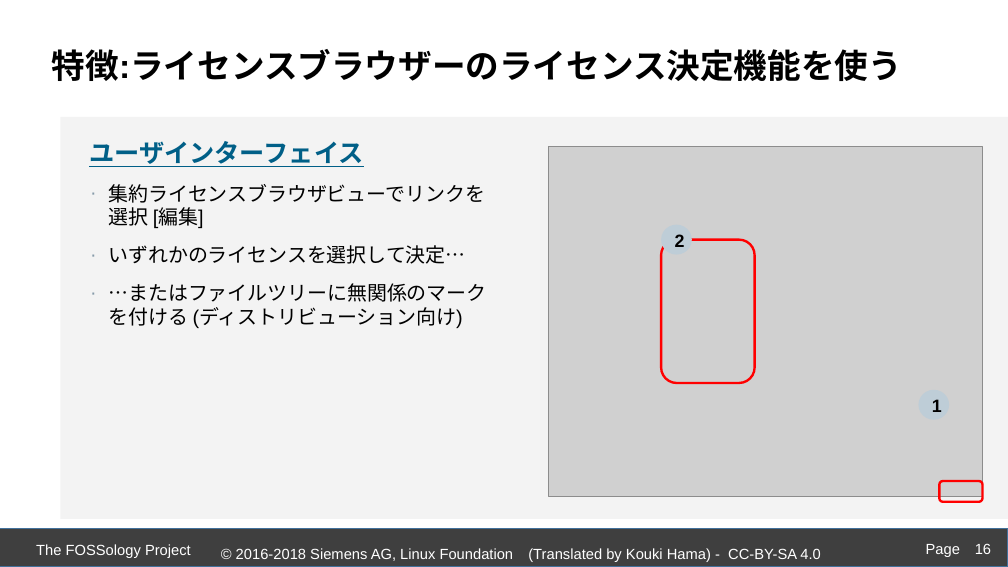
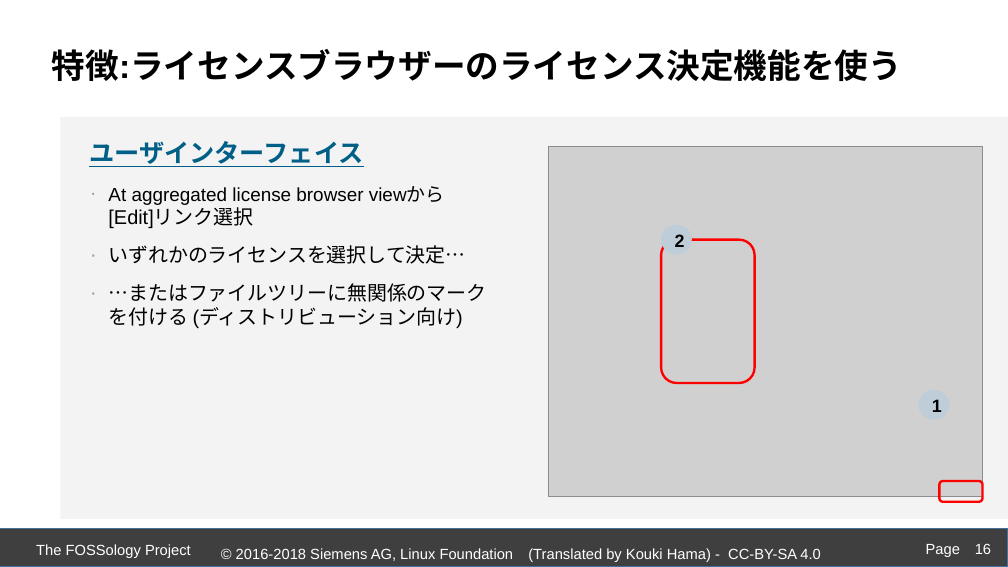
Before and after one commit to fossology/FOSSologySlides, a slide deck: slide 16 of Module-D-JPN-Acceleration-Features.pptx. Drawn at 1008x567 pixels with LibreOffice and Linux fonts; fonts in the diff are those of the drawing; grey boxes stand for pictures; background and template pictures are left out. Boxes give left, top, right and bottom in pixels: in the first picture for what was removed or moved away, otherwise in the second. Text is boxed around its words. In the diff, an @@ line names an element or a change of style, - is before the commit and + after.

```diff
--- a/Module-D-JPN-Acceleration-Features.pptx
+++ b/Module-D-JPN-Acceleration-Features.pptx
@@ text at [108,186,445,228]: text changed; size 19 to 18 pt @@
-  ∙ 集約ライセンスブラウザビューでリンクを選択 [編集]
+  ∙ At aggregated license browser viewから [Edit]リンク選択
```
Also in this commit, not shown: 8 other slides changed, 1 other file.
